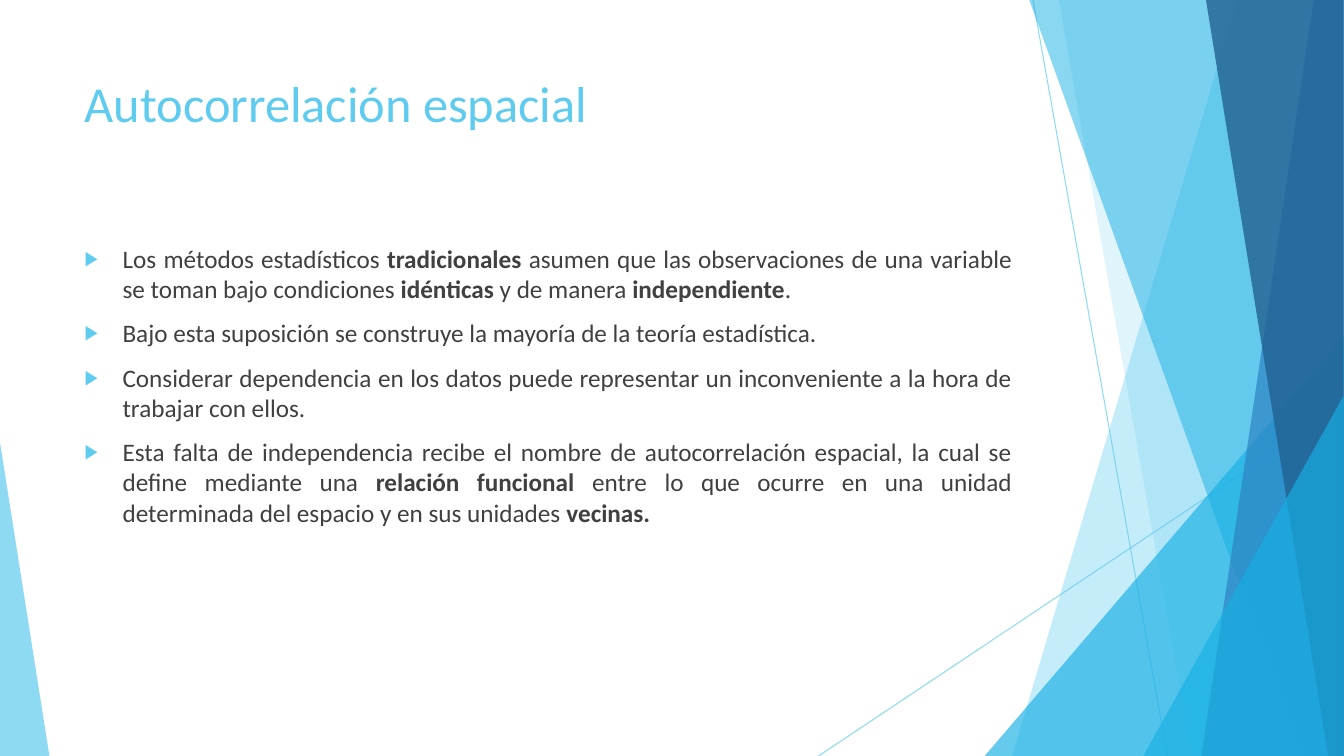
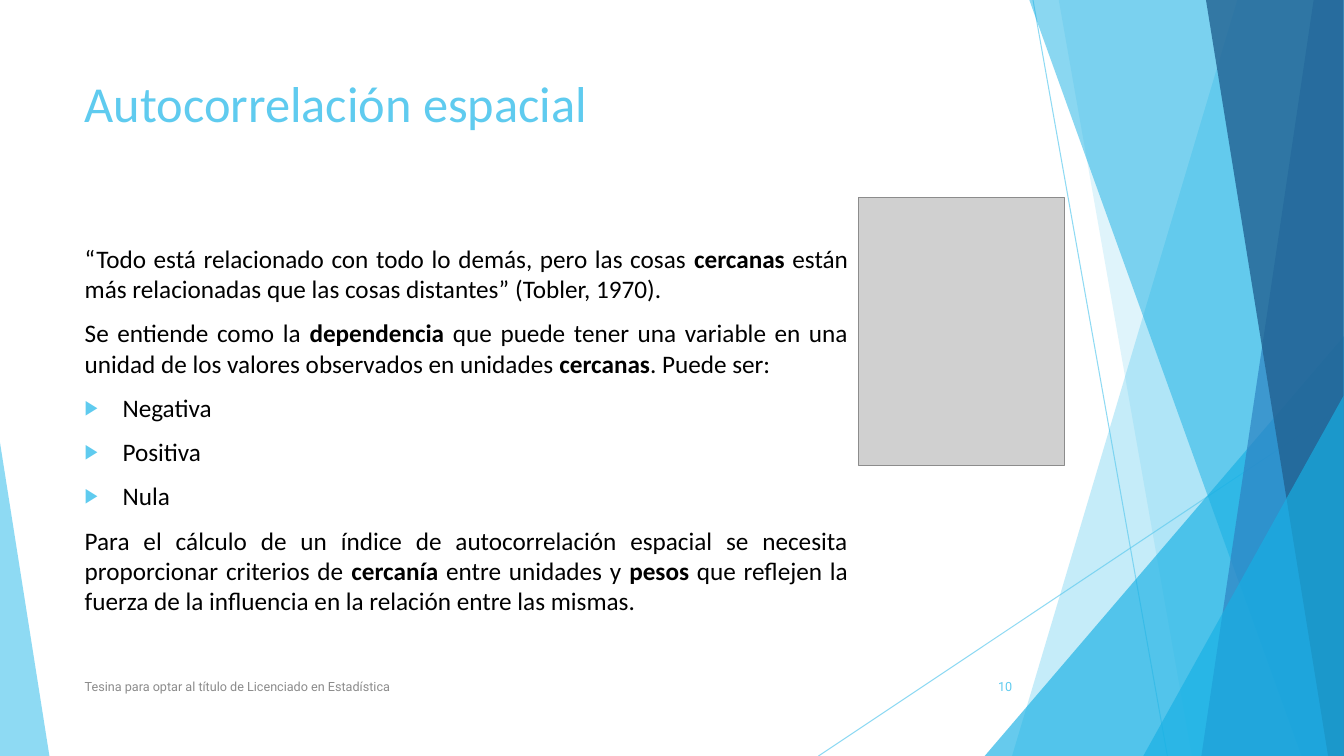
Before and after one commit to Seferra18/Tesina, a slide deck: slide 10 of ppt.pptx (slide 9 before the commit). Drawn at 1344x756 pixels with LibreOffice and Linux fonts; fonts in the diff are those of the drawing; grey boxes stand for pictures. Boxes give left, top, right and bottom in pixels: in the first picture for what was removed or moved away, otherwise in the second. Text is boxed around its words. In the diff, an @@ line names an element or a change of style, - is before the commit and + after.

Commit message:
Para compartir

```diff
--- a/ppt.pptx
+++ b/ppt.pptx
@@ picture added at (858, 198, 1065, 465) @@
@@ text at (85, 250, 848, 611): text changed; text colour #404040 to #000000 @@
-▶ Los métodos estadísticos tradicionales asumen que las observaciones de una variable se toman bajo condiciones idénticas y de manera independiente.
-▶ Bajo esta suposición se construye la mayoría de la teoría estadística.
-▶ Considerar dependencia en los datos puede representar un inconveniente a la hora de trabajar con ellos.
-▶ Esta falta de independencia recibe el nombre de autocorrelación espacial, la cual se define mediante una relación funcional entre lo que ocurre en una unidad determinada del espacio y en sus unidades vecinas.
+“Todo está relacionado con todo lo demás, pero las cosas cercanas están más relacionadas que las cosas distantes” (Tobler, 1970).
+Se entiende como la dependencia que puede tener una variable en una unidad de los valores observados en unidades cercanas. Puede ser:
+▶ Negativa
+▶ Positiva
+▶ Nula
+Para el cálculo de un índice de autocorrelación espacial se necesita proporcionar criterios de cercanía entre unidades y pesos que reflejen la fuerza de la influencia en la relación entre las mismas.
@@ text added at (85, 681, 390, 694), 9 pt, text #8C8C8C @@
+Tesina para optar al título de Licenciado en Estadística
@@ page number added at (998, 682, 1012, 691), 9 pt, text #5FCBEF @@
+10
```
Also in this commit, not shown: 24 other slides changed, 18 slides added, 7 slides removed.
